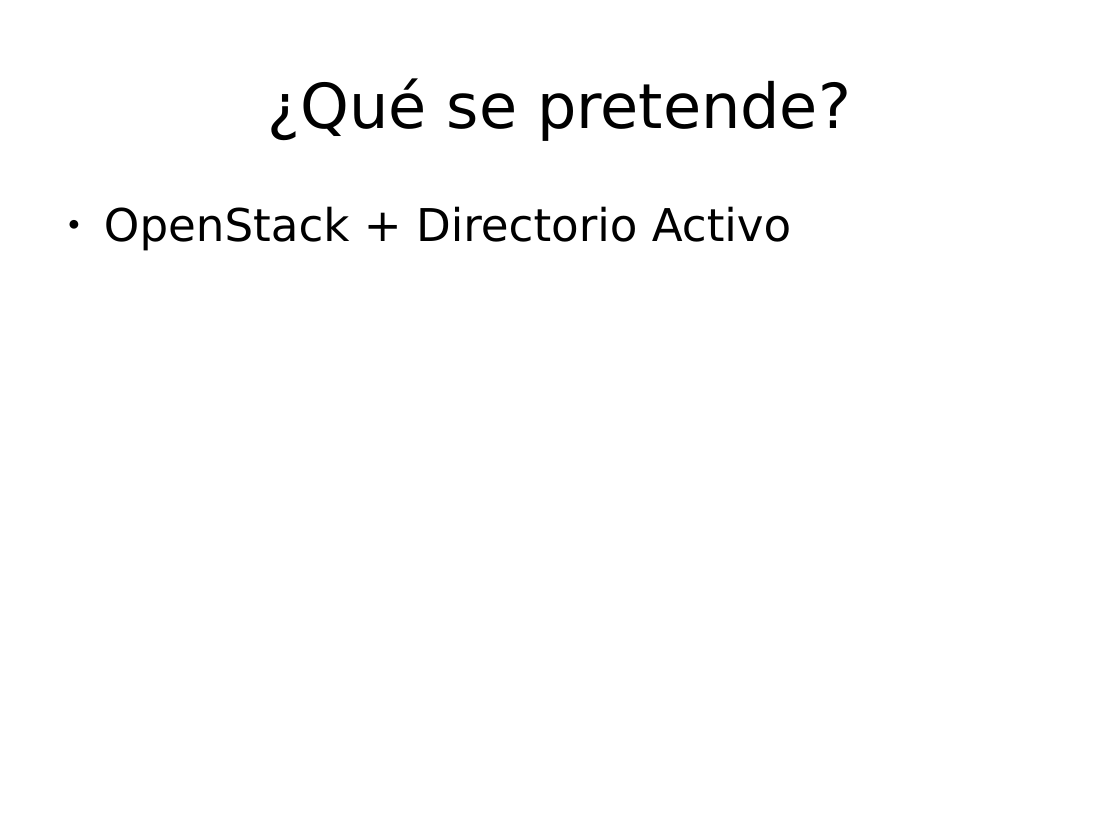
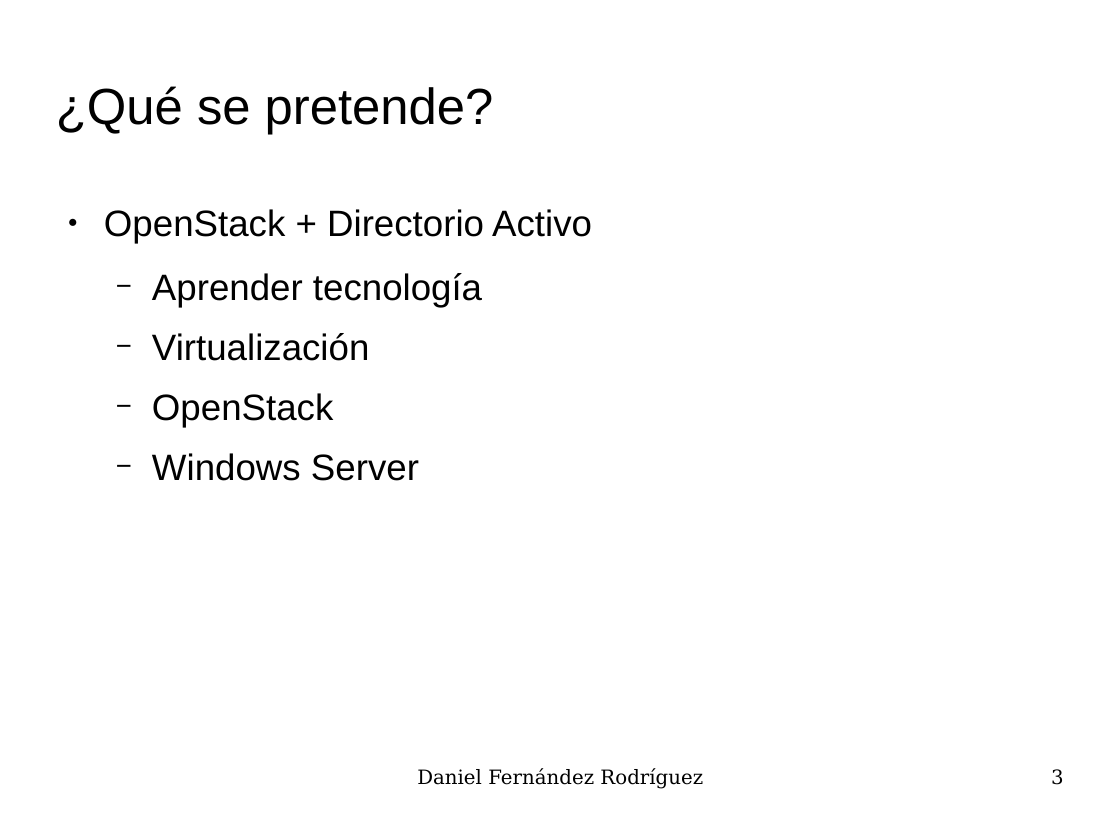
Before and after one commit to UO180222/tfg, a slide deck: slide 3 of docs/presentacion.odp (slide 1 before the commit). Drawn at 1120x840 pixels with LibreOffice and Linux fonts; fonts in the diff are those of the drawing; background and template pictures are left out. Boxes give left, top, right and bottom in pixels: in the first picture for what was removed or moved away, otherwise in the second. Text is boxed around its words. In the diff, an @@ line names an element or a change of style, - is before the commit and + after.

```diff
--- a/docs/presentacion.odp
+++ b/docs/presentacion.odp
@@ title "¿Qué se pretende?": place and size @@
-title "¿Qué se pretende?" at [268, 78, 851, 141]
+title "¿Qué se pretende?" at [56, 86, 494, 134]
@@ title "¿Qué se pretende?" at [56, 86, 494, 134]: size 44 to 36 pt, font DejaVu Sans to Arial; alignment centre to left @@
@@ text at [104, 209, 592, 243]: size 32 to 26 pt, font DejaVu Sans to Arial in "OpenStack + Directorio Activo" @@
@@ text at [152, 273, 482, 481]: paragraphs added @@
+  − Aprender tecnología
+  − Virtualización
+  − OpenStack
+  − Windows Server
@@ text added at [417, 769, 703, 789], 14 pt, text #000000 @@
+Daniel Fernández Rodríguez
@@ page number added at [1051, 769, 1064, 785], 14 pt, text #000000 @@
+3
```
Also in this commit, not shown: 8 other slides changed, 4 slides added, 1 slide removed, 1 other file.
